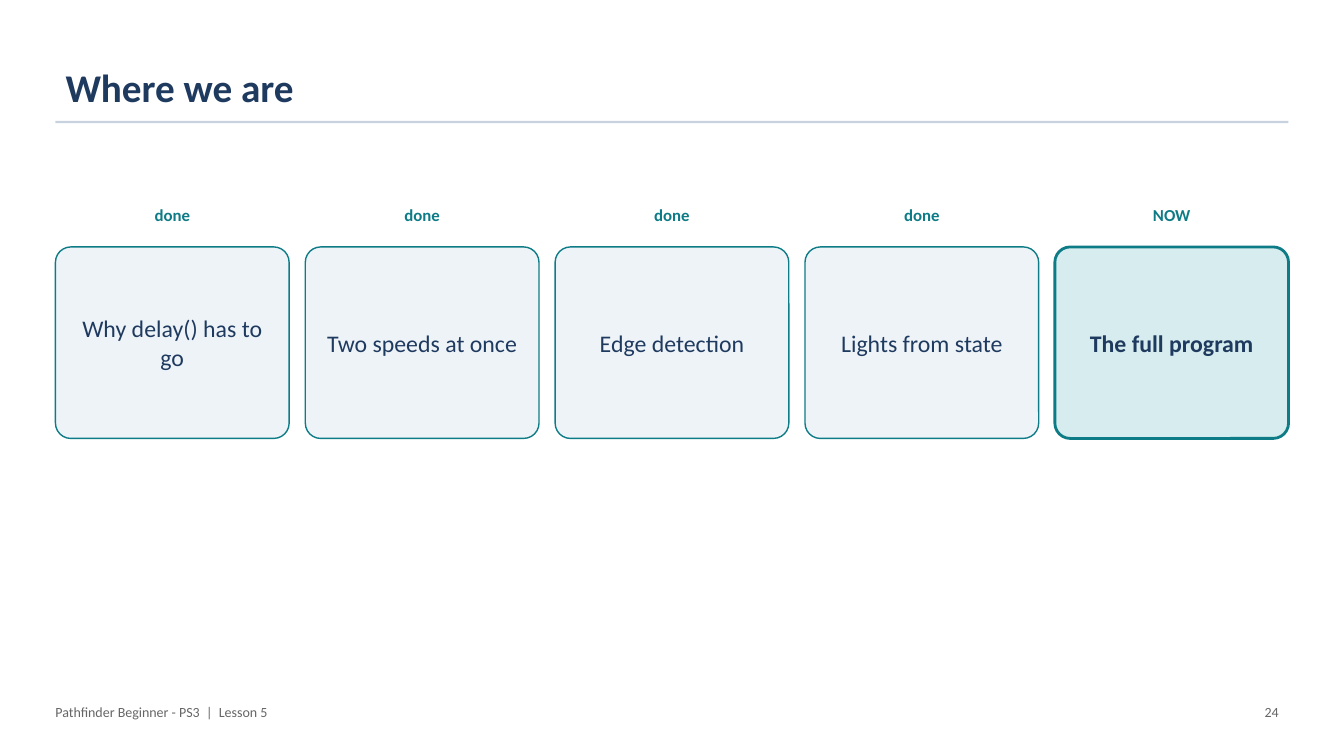
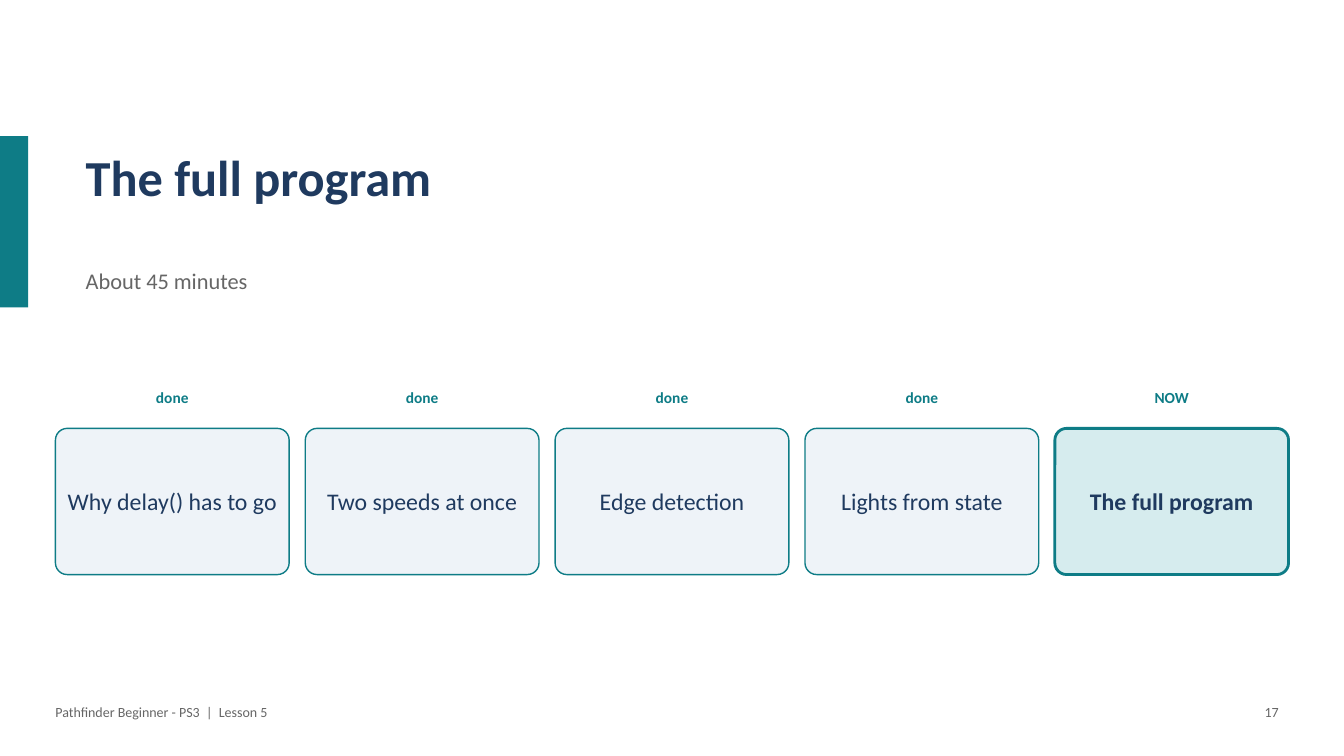
Before and after one commit to PorpoiseRobotics/porpoise-robotics, a slide deck: slide 18 of ground-vehicle/docs/courses/beginner-ps3/l5_maneuvers_with_lights.pptx (slide 25 before the commit). Drawn at 1344x756 pixels with LibreOffice and Linux fonts; fonts in the diff are those of the drawing. Boxes give left, top, right and bottom in pixels: in the first picture for what was removed or moved away, otherwise in the second. Text is boxed around its words. In the diff, an @@ line names an element or a change of style, - is before the commit and + after.

```diff
--- a/ground-vehicle/docs/courses/beginner-ps3/l5_maneuvers_with_lights.pptx
+++ b/ground-vehicle/docs/courses/beginner-ps3/l5_maneuvers_with_lights.pptx
@@ title removed at [66,74,294,103] @@
-Where we are
@@ rectangle added at [0,136,28,308], fill #0E7C86 @@
@@ rectangle removed at [55,121,1289,123] @@
@@ text added at [86,160,431,205], 36 pt, text #1F3A5F, bold @@
+The full program
@@ text added at [86,273,247,289], 16 pt, text #666666 @@
+About 45 minutes
@@ text "done": place and size @@
-text "done" at [155,209,190,221]
+text "done" at [156,392,189,403]
@@ text "done": place and size @@
-text "done" at [404,209,439,221]
+text "done" at [406,392,439,403]
@@ text "done": place and size @@
-text "done" at [654,209,689,221]
+text "done" at [656,392,689,403]
@@ text "done": place and size @@
-text "done" at [904,209,939,221]
+text "done" at [906,392,939,403]
@@ size 12 to 11 pt; less space between paragraphs in 5 elements at [156,392,189,403], [406,392,439,403], [656,392,689,403], [906,392,939,403], [1155,393,1189,403] @@
@@ text "NOW": place and size @@
-text "NOW" at [1153,210,1190,221]
+text "NOW" at [1155,393,1189,403]
@@ rounded rectangle "Why delay() has to go": place and size @@
-rounded rectangle "Why delay() has to go" at [55,247,289,439]
+rounded rectangle "Why delay() has to go" at [55,429,289,575]
@@ rounded rectangle "Two speeds at once": place and size @@
-rounded rectangle "Two speeds at once" at [306,247,539,439]
+rounded rectangle "Two speeds at once" at [306,429,539,575]
@@ rounded rectangle "Edge detection": place and size @@
-rounded rectangle "Edge detection" at [556,247,789,439]
+rounded rectangle "Edge detection" at [556,429,789,575]
@@ rounded rectangle "Lights from state": place and size @@
-rounded rectangle "Lights from state" at [806,247,1040,439]
+rounded rectangle "Lights from state" at [806,429,1040,575]
@@ rounded rectangle "The full program": place and size @@
-rounded rectangle "The full program" at [1055,247,1289,439]
+rounded rectangle "The full program" at [1055,429,1289,575]
@@ text at [1265,708,1279,717]: text changed @@
-24
+17
```
Also in this commit, not shown: 10 other slides changed, 1 slide removed, 17 other files.
